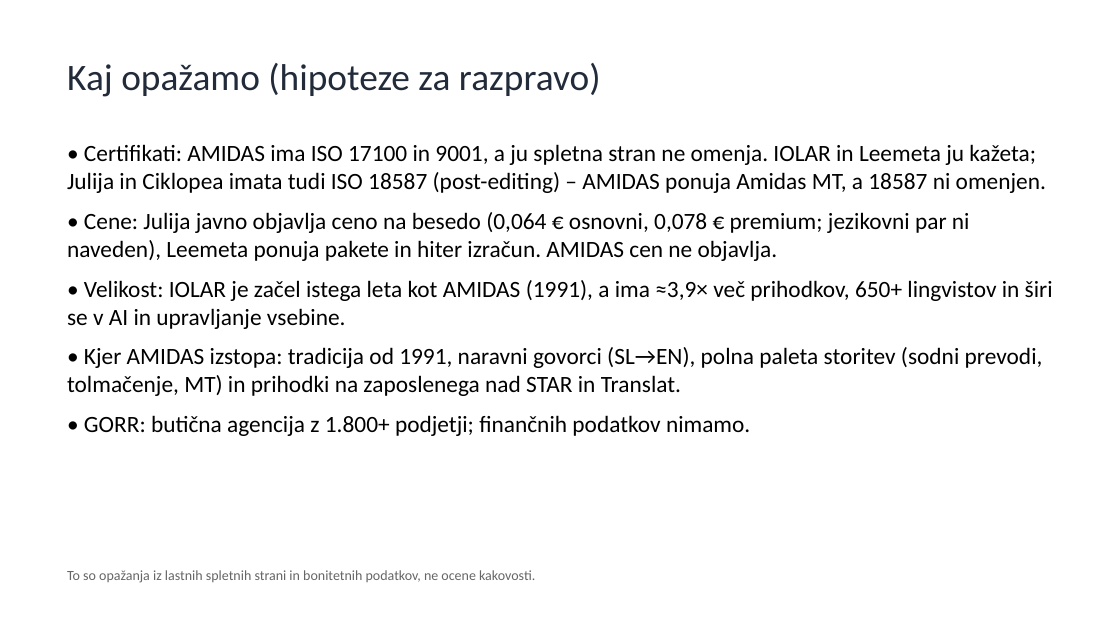
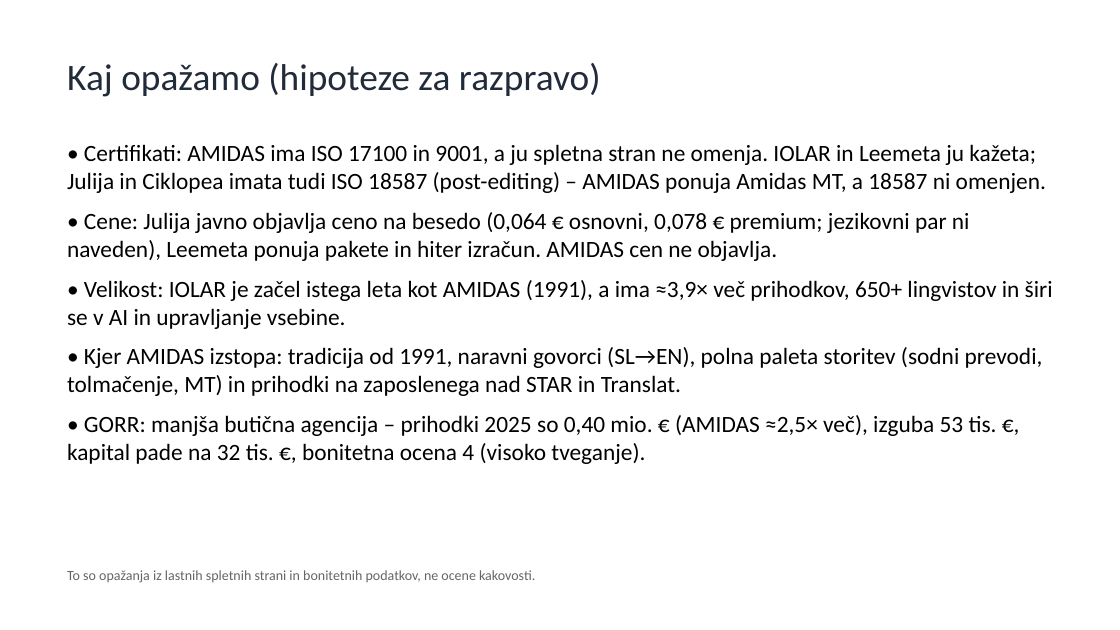
Before and after one commit to matjazambroz/github, a slide deck: slide 11 of analiza/analiza_konkurence_SI.pptx (slide 10 before the commit). Drawn at 1120x630 pixels with LibreOffice and Linux fonts; fonts in the diff are those of the drawing. Boxes give left, top, right and bottom in pixels: in the first picture for what was removed or moved away, otherwise in the second. Text is boxed around its words. In the diff, an @@ line names an element or a change of style, - is before the commit and + after.

```diff
--- a/analiza/analiza_konkurence_SI.pptx
+++ b/analiza/analiza_konkurence_SI.pptx
@@ text at (67, 415, 997, 464): text changed @@
-• GORR: butična agencija z 1.800+ podjetji; finančnih podatkov nimamo.
+• GORR: manjša butična agencija – prihodki 2025 so 0,40 mio. € (AMIDAS ≈2,5× več), izguba 53 tis. €, kapital pade na 32 tis. €, bonitetna ocena 4 (visoko tveganje).
```
Also in this commit, not shown: 3 other slides changed, 1 slide added, 1 other file.
